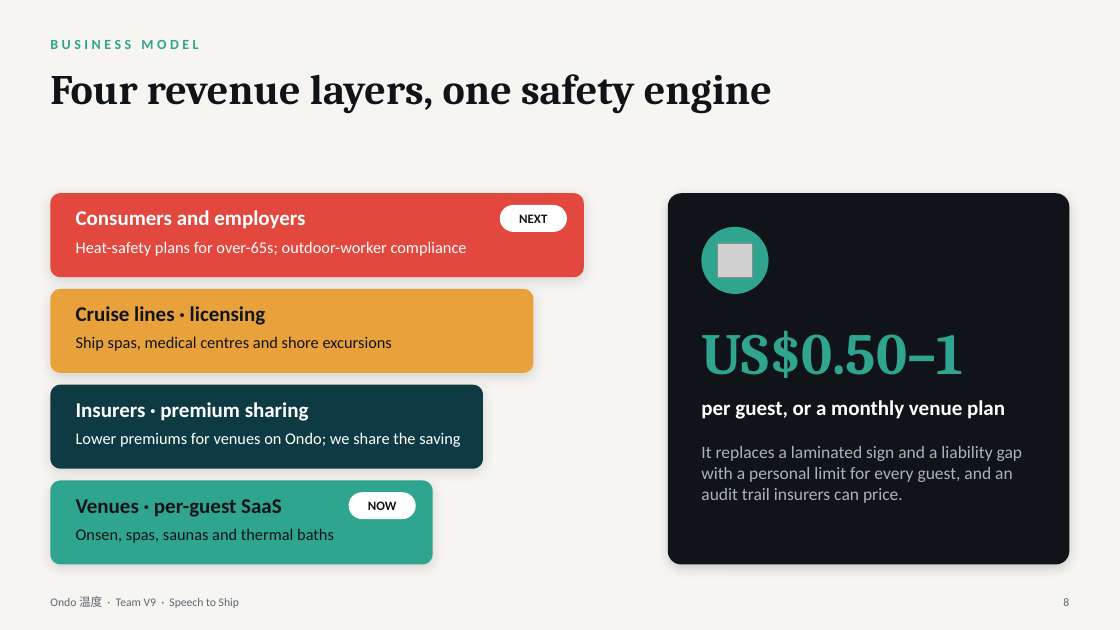
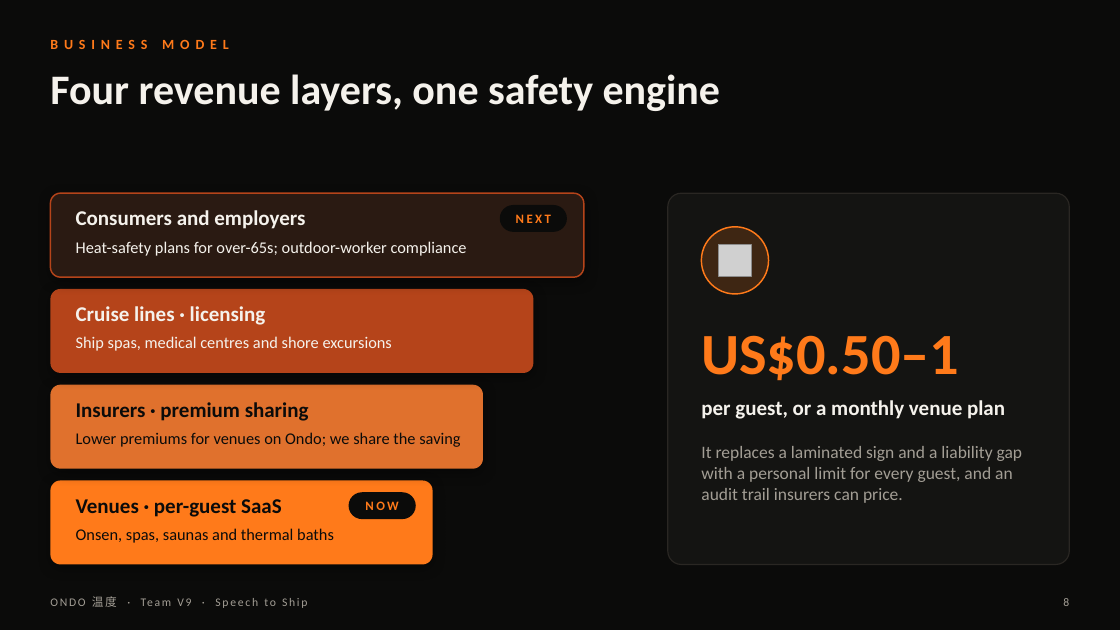
Before and after one commit to vnmoorthy/ondo, a slide deck: slide 8 of deck/Ondo-Pitch.pptx. Drawn at 1120x630 pixels with LibreOffice and Linux fonts; fonts in the diff are those of the drawing; grey boxes stand for pictures. Boxes give left, top, right and bottom in pixels: in the first picture for what was removed or moved away, otherwise in the second. Text is boxed around its words. In the diff, an @@ line names an element or a change of style, - is before the commit and + after.

```diff
--- a/deck/Ondo-Pitch.pptx
+++ b/deck/Ondo-Pitch.pptx
@@ background #F7F5F2 to #0B0B0A @@
@@ text "BUSINESS MODEL" at (50,35,807,60): text colour #2FA58F to #FF7A1A, letter spacing 3 to 5 pt @@
@@ title "Four revenue layers, one safety ..." at (50,74,720,111): font Cambria to Calibri, text colour #101418 to #F5F2EC @@
@@ rounded rectangle at (50,193,584,277): fill #E2483D to #2A1A12; outline none to #B5441A 1.25 pt; shadow changed @@
@@ rounded rectangle "NEXT" at (500,205,567,232): text colour #101418 to #FF7A1A, letter spacing 0 to 2 pt; fill #FFFFFF to #0B0B0A @@
@@ rounded rectangle at (668,193,1070,565): fill #101418 to #141412; outline none to #2A2723 1 pt; shadow off @@
@@ ellipse at (702,227,769,294): fill #2FA58F to #FF7A1A at 18% opacity; outline none to #FF7A1A 1.25 pt @@
@@ rounded rectangle at (50,289,534,373): fill #E9A23B to #B5441A; shadow changed @@
@@ text "Cruise lines · licensing" at (76,306,266,325): text colour #101418 to #F5F2EC @@
@@ text "US$0.50–1" at (701,335,959,381): font Cambria to Calibri, text colour #2FA58F to #FF7A1A @@
@@ text "Ship spas, medical centres and ..." at (76,336,392,351): text colour #101418 to #F5F2EC @@
@@ rounded rectangle at (50,385,483,469): fill #0E3B43 to #E0712D; shadow changed @@
@@ text "Insurers · premium sharing" at (76,402,309,421): text colour #FFFFFF to #0B0B0A @@
@@ text colour #FFFFFF to #F5F2EC in 3 elements at (76,210,305,229), (76,241,467,256), (701,400,1005,419) @@
@@ text "Lower premiums for venues on ..." at (76,432,460,447): text colour #FFFFFF to #0B0B0A @@
@@ text "It replaces a laminated sign ..." at (701,446,1022,503): text colour #A9B4BA to #A39E95 @@
@@ rounded rectangle at (50,481,433,565): fill #2FA58F to #FF7A1A; shadow changed @@
@@ text "Venues · per-guest SaaS" at (76,499,282,517): text colour #101418 to #0B0B0A @@
@@ rounded rectangle "NOW" at (349,492,416,519): text colour #101418 to #FF7A1A, letter spacing 0 to 2 pt; fill #FFFFFF to #0B0B0A @@
@@ text "Onsen, spas, saunas and thermal ..." at (76,528,334,543): text colour #101418 to #0B0B0A @@
@@ text at (92,596,117,607): text changed; text colour #5B6770 to #A39E95 @@
-Ondo 温度 · Team V9 · Speech to Ship
+ONDO 温度 · Team V9 · Speech to Ship
@@ page number at (1063,598,1069,606): text colour #5B6770 to #A39E95 @@
```
Also in this commit, not shown: 9 other slides changed, 14 other files.
